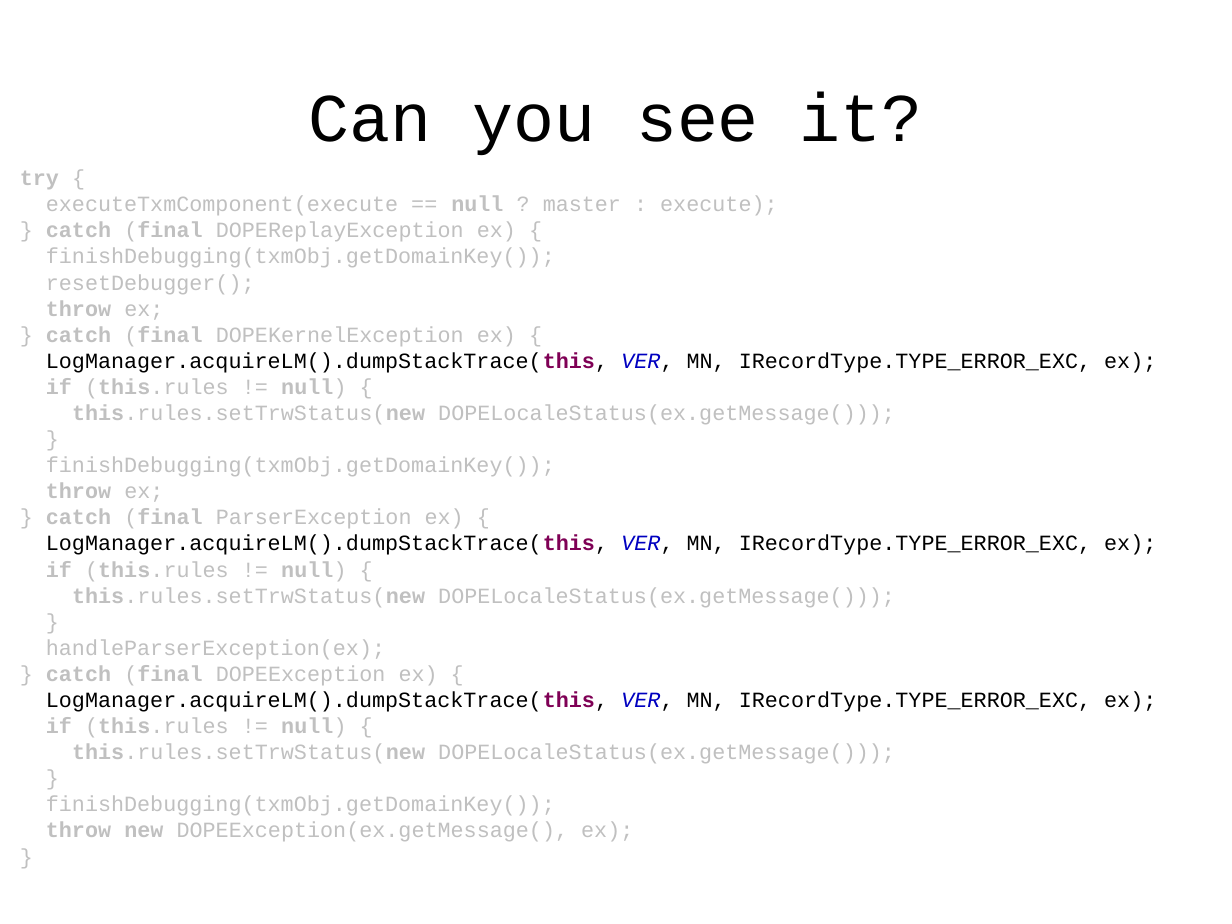
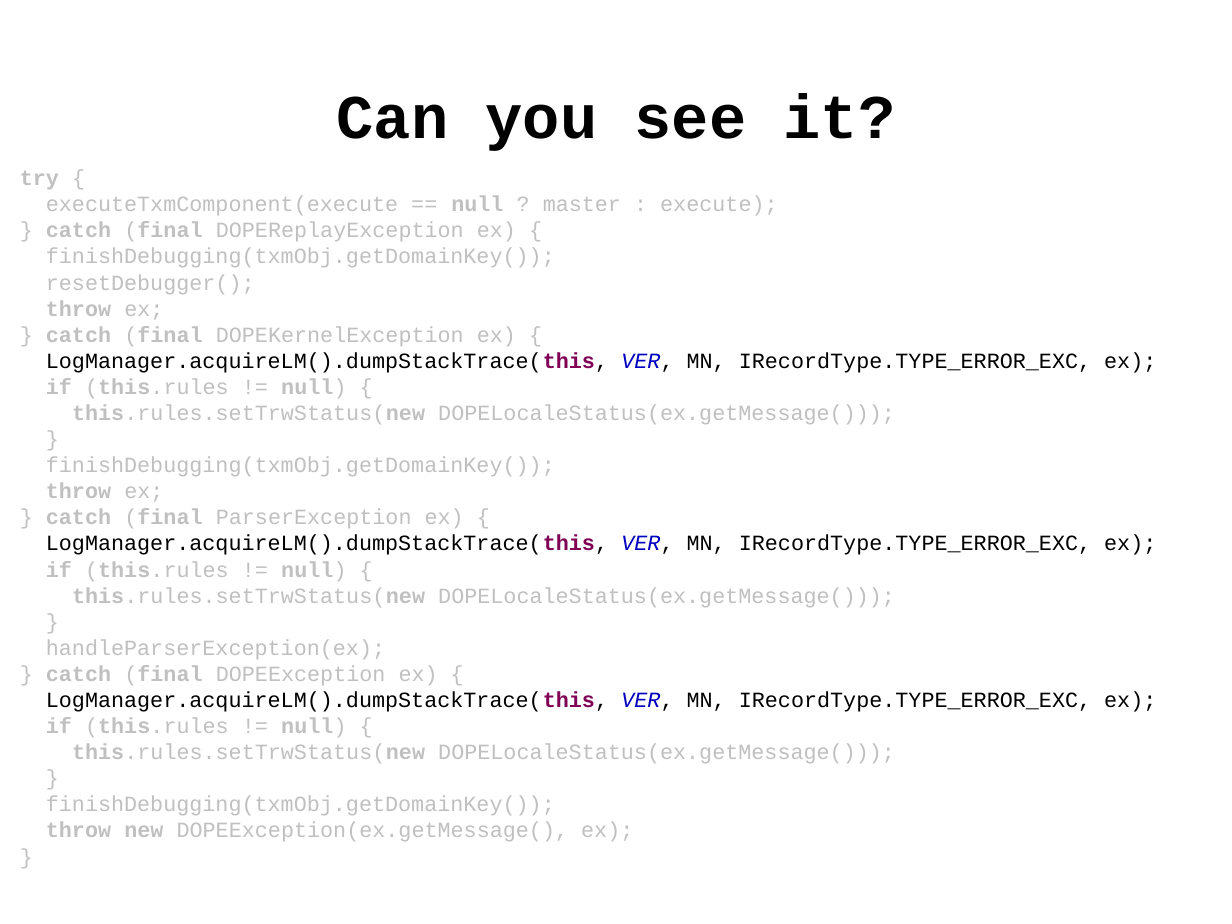
Before and after one commit to Weltraumschaf/Slides, a slide deck: slide 16 of CleanCodeDeveloper/RoterDan1/CCD_Roter_Dan_1.odp. Drawn at 1232x924 pixels with LibreOffice and Linux fonts; fonts in the diff are those of the drawing. Boxes give left, top, right and bottom in pixels: in the first picture for what was removed or moved away, otherwise in the second. Text is boxed around its words. In the diff, an @@ line names an element or a change of style, - is before the commit and + after.

```diff
--- a/CleanCodeDeveloper/RoterDan1/CCD_Roter_Dan_1.odp
+++ b/CleanCodeDeveloper/RoterDan1/CCD_Roter_Dan_1.odp
@@ title "Can you see it?" at (337, 94, 896, 151): size 44 to 40 pt, bold on @@
```
Also in this commit, not shown: 8 other slides changed, 1 other file.
